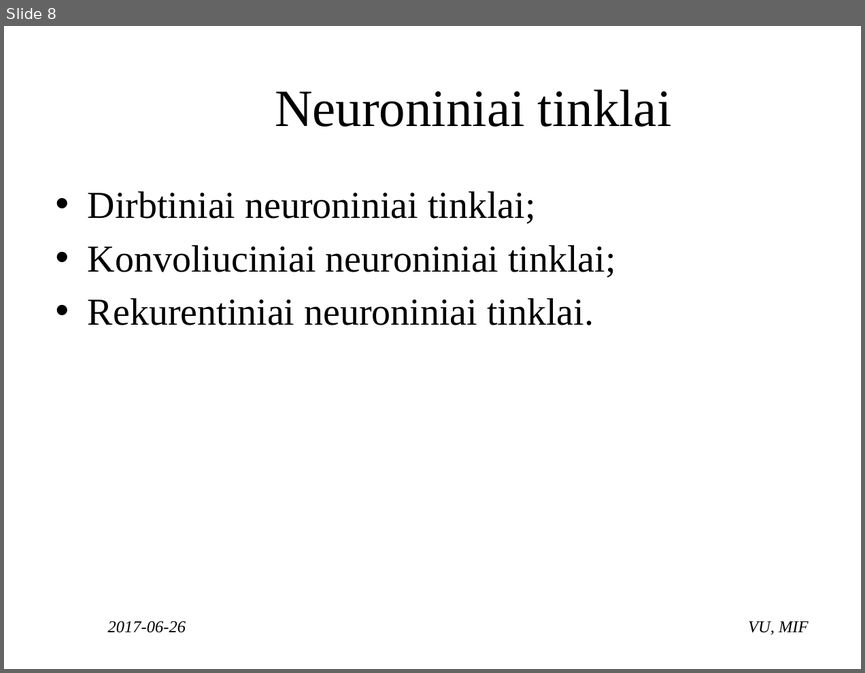
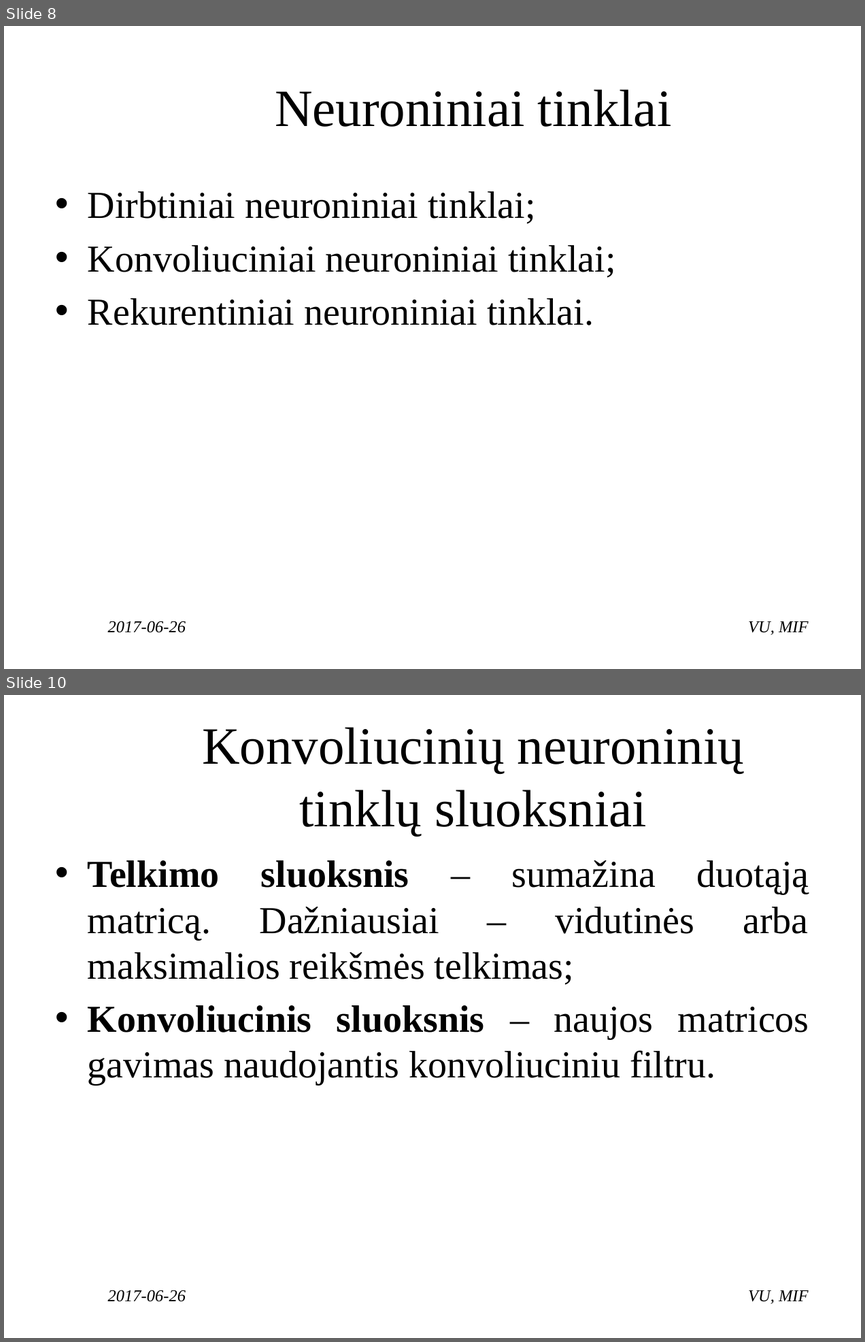
Before and after one commit to ambrazasp/Sign-Language-Recognition, a slide deck: Gestų kalbos atpažinimas naudojant internetinę kamerą.pptx. Shown one above the other, each under a label of ours: slide 8 before the commit, slides 8 and 10 after it; the slides between them are not shown. The pictures are 865x673 and 865x1342 pixels, drawn with LibreOffice and Linux fonts; fonts in the diff are those of the drawing; background and template pictures are left out. Boxes give left, top, right and bottom in pixels: in the first picture for what was removed or moved away, otherwise in the second. Text is boxed around its words. In the diff, an @@ line names an element or a change of style, - is before the commit and + after.

```diff
--- a/Gestų kalbos atpažinimas naudojant internetinę kamerą.pptx
+++ b/Gestų kalbos atpažinimas naudojant internetinę kamerą.pptx
@@ slide 10 added at box(4, 695, 861, 1338), background #FFFFFF @@
@@ title added at box(202, 727, 744, 836), 44 pt, text #000000 @@
+Konvoliucinių neuroninių tinklų sluoksniai
@@ text added at box(88, 860, 809, 1085), 32 pt, text #000000 @@
+• Telkimo sluoksnis – sumažina duotąją matricą. Dažniausiai – vidutinės arba maksimalios reikšmės telkimas;
+• Konvoliucinis sluoksnis – naujos matricos gavimas naudojantis konvoliuciniu filtru.
@@ text added at box(108, 1289, 186, 1302), 14 pt, text #000000, italic @@
+2017-06-26
@@ text added at box(748, 1290, 808, 1304), 14 pt, text #000000, italic @@
+VU, MIF
```
Also in this commit, not shown: 3 slides changed, 13 other slides added, 2 other files.
